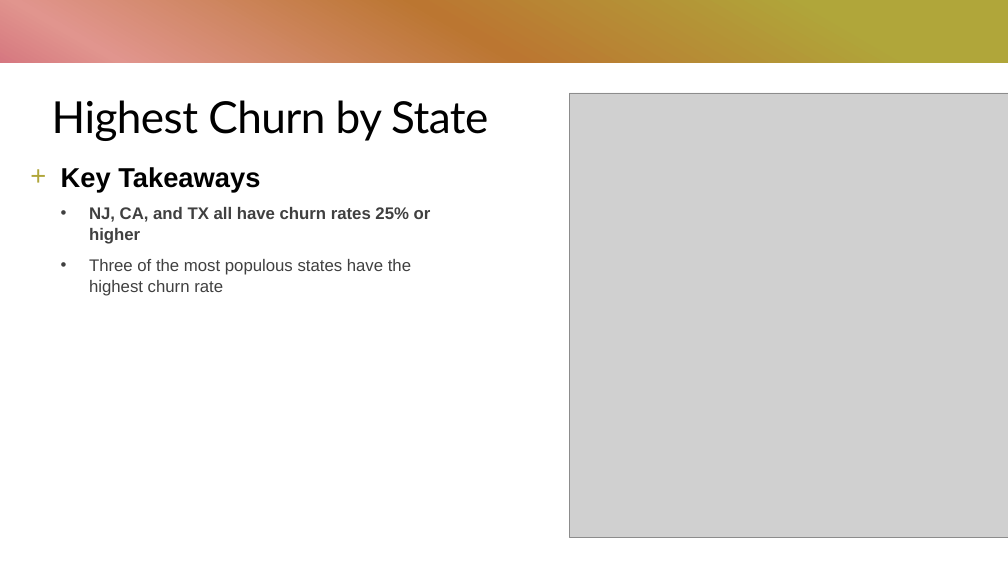
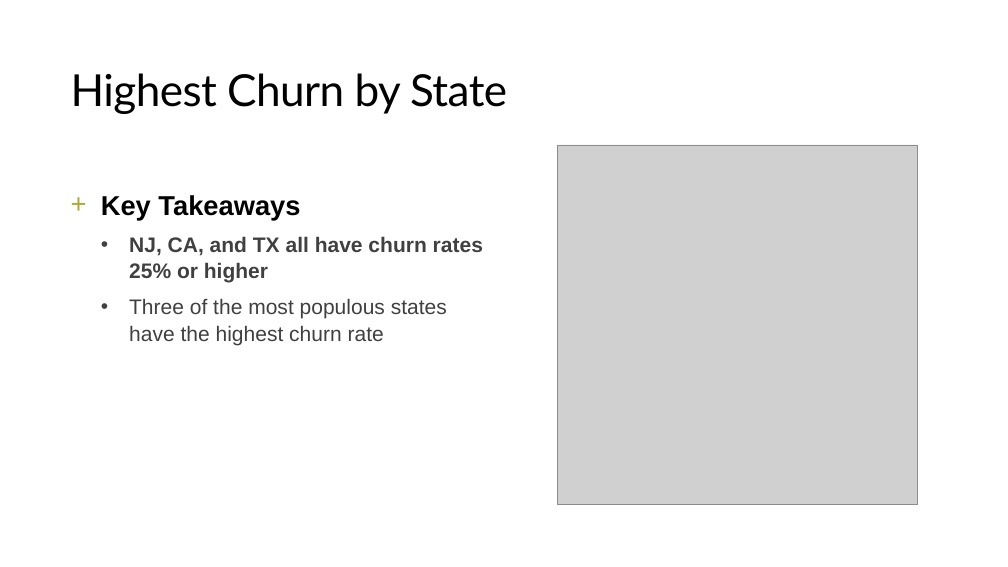
Before and after one commit to alecs1523/telecom_customer_churn, a slide deck: slide 6 of customer_churn_anlaysis.pptx. Drawn at 1008x567 pixels with LibreOffice and Linux fonts; fonts in the diff are those of the drawing; grey boxes stand for pictures. Boxes give left, top, right and bottom in pixels: in the first picture for what was removed or moved away, otherwise in the second. Text is boxed around its words. In the diff, an @@ line names an element or a change of style, - is before the commit and + after.

```diff
--- a/customer_churn_anlaysis.pptx
+++ b/customer_churn_anlaysis.pptx
@@ rectangle removed at bbox=[0, 0, 1008, 567] @@
@@ rectangle removed at bbox=[0, 63, 1008, 567] @@
@@ title "Highest Churn by State": place and size @@
-title "Highest Churn by State" at bbox=[52, 100, 488, 141]
+title "Highest Churn by State" at bbox=[71, 73, 507, 114]
@@ picture: place and size @@
-picture at bbox=[569, 93, 1008, 537]
+picture at bbox=[557, 145, 917, 505]
@@ text "Key Takeaways": place and size @@
-text "Key Takeaways" at bbox=[61, 167, 431, 296]
+text "Key Takeaways" at bbox=[101, 195, 483, 345]
@@ text at bbox=[129, 236, 483, 345]: size 16 to 20 pt in "NJ, CA, and TX all have churn ...", "Three of the most populous states have ..." @@
```
Also in this commit, not shown: 3 other slides changed, 3 slides added, 1 other file.
